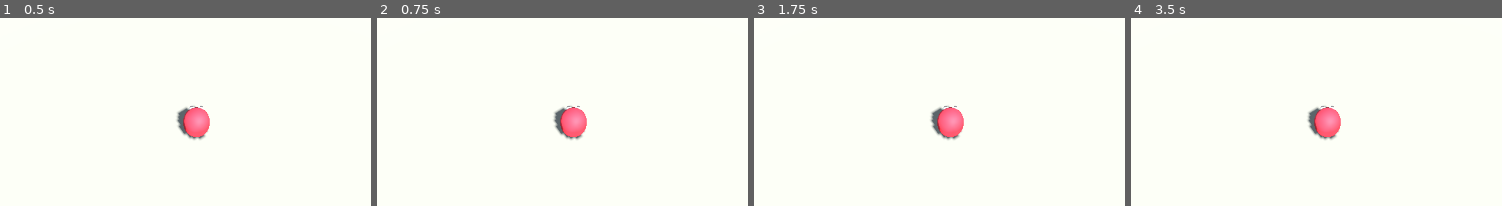
Above: before the commit, frames 1-4 (left to right).
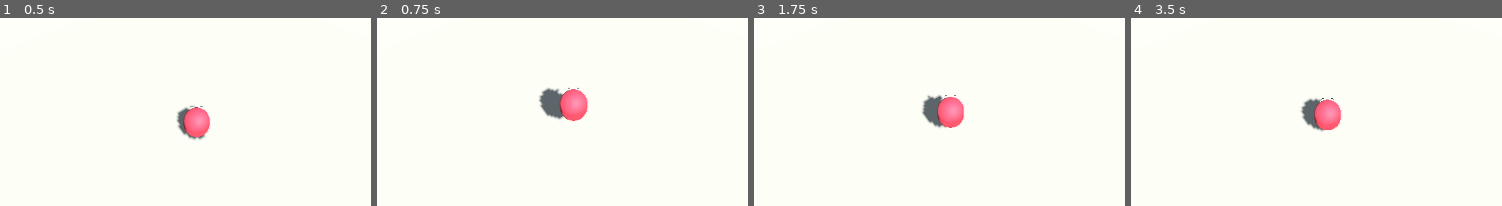
Above: after the commit, the same moments.

Repository: BlackFlow-DK/minigame-mansion
Game: Godot game, scene res://dev/sandbox.tscn
The game is run twice, just before and just after one commit, with the same random seed, the same clock (stepped at 60 frames per second) and the same inputs.
Inputs:
- Up to frame 1 (0.5 s): no input
- Up to frame 2 (0.75 s): tap Enter at 0.5 s; hold D (move_right) from 0.53 s (still down); hold Space (jump) from 0.53 s (still down)
- Up to frame 3 (1.75 s): release D (move_right) at 1.28 s; release Space (jump) at 1.28 s; hold S (move_back) from 1.28 s (still down); tap E (action) at 1.35 s; tap Space (jump) at 1.52, 1.55 s
- Up to frame 4 (3.5 s): tap Space (jump) at 1.82, 3.02, 3.05, 3.32 s; release S (move_back) at 2.03 s; hold D (move_right) 2.03-2.78 s; hold Space (jump) 2.03-2.78 s; hold W (move_forward) from 2.78 s (still down); tap E (action) at 2.85 s
The pictures show only the part of the screen within x 24-73%, y 43-93%; the shares and areas given below are measured in that part.

Frame 1 is identical in both runs. In frame 2, 2.5% of the frame differs, in the area x 43-57%, y 37-65%; in frame 3, 1.8%; in frame 4, 1.5%.

Commit message:
jump: gravity, variable-height jump, coyote time, buffering, landing events
Co-Authored-By: Claude Opus 5.5 <noreply@anthropic.com>

Diff:
--- a/game/player/components/jump.gd
+++ b/game/player/components/jump.gd
@@ -1,4 +1,118 @@
 class_name JumpComponent
 extends PlayerComponent
-## Gravity, jump, coyote time, landing (`jumped`, `landed`). Owner: jump.
-## Stub: does nothing yet (no gravity).
+## Gravity, jump, coyote time, jump buffering, landing (`jumped`, `landed`). Owner: jump.
+## Owns only the vertical axis of `player.velocity`. Upward velocity added by others
+## (status impulses) is never cancelled; it just falls back under gravity.
+## `frozen`/`control_locked`: Player clears `intent`, so no jump starts; gravity still applies,
+## so a frozen or stunned blob settles on the ground instead of hanging in the air.
+
+## A minigame can switch jumping off; gravity keeps working.
+@export var jump_enabled: bool = true
+## Apex height of a full (held) jump, metres.
+@export var jump_height: float = 1.3
+## Seconds from take-off to the apex of a full jump. Gravity and take-off speed derive from this.
+@export var time_to_apex: float = 0.35
+## Gravity multiplier while falling (faster fall than rise).
+@export var fall_gravity_multiplier: float = 1.6
+## Gravity multiplier while still rising after jump was released early (short hop).
+@export var release_gravity_multiplier: float = 3.0
+## Maximum downward speed, m/s.
+@export var terminal_velocity: float = 20.0
+## Seconds after walking off a ledge in which a jump still works.
+@export var coyote_time: float = 0.1
+## Seconds a jump press is remembered before landing.
+@export var jump_buffer_time: float = 0.1
+
+var _coyote_left: float = 0.0
+var _buffer_left: float = 0.0
+## True from take-off until the rise ends; only this rise is shortened by releasing jump.
+var _jump_rising: bool = false
+## Latched once jump is let go during that rise: the rest of the rise uses release gravity.
+var _jump_cut: bool = false
+var _was_on_floor: bool = true
+var _vertical_before_slide: float = 0.0
+
+
+func _ready() -> void:
+	if player:
+		player.respawned.connect(_on_respawned)
+
+
+## Rise gravity in m/s^2 (positive), derived from jump_height and time_to_apex.
+func get_gravity_strength() -> float:
+	return 2.0 * jump_height / (time_to_apex * time_to_apex)
+
+
+## Take-off speed in m/s of a jump, derived from jump_height and time_to_apex.
+func get_jump_velocity() -> float:
+	return 2.0 * jump_height / time_to_apex
+
+
+func physics_tick(delta: float) -> void:
+	var on_floor := player.is_on_floor()
+	var intent := player.intent
+
+	if on_floor and player.velocity.y <= 0.0:
+		_coyote_left = coyote_time
+		_jump_rising = false
+	else:
+		_coyote_left = maxf(_coyote_left - delta, 0.0)
+
+	if intent.jump_pressed:
+		_buffer_left = jump_buffer_time
+	else:
+		_buffer_left = maxf(_buffer_left - delta, 0.0)
+
+	if not jump_enabled or player.frozen or player.control_locked:
+		_buffer_left = 0.0
+	if player.control_locked:
+		_jump_rising = false  # a stun mid-jump keeps whatever upward push it came with
+
+	var can_jump := player.velocity.y <= 0.0 and (on_floor or _coyote_left > 0.0)
+	if _buffer_left > 0.0 and can_jump:
+		_start_jump(delta)
+		return
+
+	if not on_floor or player.velocity.y > 0.0:
+		_apply_gravity(delta, intent.jump_held)
+	_vertical_before_slide = player.velocity.y
+
+
+func post_tick(_delta: float) -> void:
+	var on_floor := player.is_on_floor()
+	if on_floor and not _was_on_floor:
+		player.emit_event(&"landed", [maxf(-_vertical_before_slide, 0.0)])
+	_was_on_floor = on_floor
+
+
+func _start_jump(delta: float) -> void:
+	_buffer_left = 0.0
+	_coyote_left = 0.0
+	_jump_rising = true
+	_jump_cut = false
+	# The take-off tick moves at full speed with no gravity; half a tick of gravity off the
+	# launch speed makes the discrete arc peak at jump_height instead of overshooting it.
+	player.velocity.y = get_jump_velocity() - get_gravity_strength() * delta * 0.5
+	_vertical_before_slide = player.velocity.y
+	player.emit_event(&"jumped")
+
+
+func _apply_gravity(delta: float, jump_held: bool) -> void:
+	var g := get_gravity_strength()
+	if player.velocity.y <= 0.0:
+		_jump_rising = false
+		g *= fall_gravity_multiplier
+	else:
+		if _jump_rising and not jump_held:
+			_jump_cut = true
+		if _jump_rising and _jump_cut:
+			g *= release_gravity_multiplier
+	player.velocity.y = maxf(player.velocity.y - g * delta, -terminal_velocity)
+
+
+func _on_respawned(_xform: Transform3D) -> void:
+	_coyote_left = 0.0
+	_buffer_left = 0.0
+	_jump_rising = false
+	_was_on_floor = true
+	_vertical_before_slide = 0.0
--- /dev/null
+++ b/game/tests/test_jump.gd
@@ -0,0 +1,180 @@
+extends GameTest
+## Jump component: gravity, variable height, coyote time, buffering, landing.
+## Only the Player API and events: intent in, position/velocity/signals out.
+
+const FLOOR_EDGE_X := 10.0  # dev arena floor spans x -10..10, top at y = 0
+
+
+## One player standing on the dev arena floor, settled.
+func _grounded_player() -> Player:
+	var p := spawn_arena(1)[0]
+	await step(3)
+	assert_true(p.is_on_floor(), "starts on the floor")
+	return p
+
+
+func _jump_comp(p: Player) -> JumpComponent:
+	return p.get_component(&"jump") as JumpComponent
+
+
+## Presses jump on frame 0 and holds it for `hold_frames`; returns the peak height reached
+## within `frames`.
+func _jump_peak(p: Player, hold_frames: int, frames: int = 90) -> float:
+	var start_y := p.global_position.y
+	var peak := [start_y]
+	await step(frames, func(i: int) -> void:
+		p.intent.jump_pressed = i == 0
+		p.intent.jump_held = i < hold_frames
+		peak[0] = maxf(peak[0], p.global_position.y))
+	return peak[0] - start_y
+
+
+## Walks the player off the +X edge; returns once it is no longer on the floor (or fails).
+func _walk_off_edge(p: Player) -> bool:
+	p.place_at(Transform3D(Basis.IDENTITY, Vector3(FLOOR_EDGE_X - 0.6, 0.0, 0.0)))
+	await step(2)
+	for i in 90:
+		await step(1, func(_i: int) -> void:
+			p.intent.move = Vector2.RIGHT
+			p.velocity.x = 5.0)  # the run component owns horizontal speed; stand in for it
+		if not p.is_on_floor():
+			return true
+	fail("never left the floor (x = %f)" % p.global_position.x)
+	return false
+
+
+func test_full_jump_height() -> void:
+	var p: Player = await _grounded_player()
+	var jumped := watch(p, &"jumped")
+	var h: float = await _jump_peak(p, 999)
+	assert_eq(jumped.size(), 1, "one jump")
+	assert_true(h > 1.2 and h < 1.4, "full jump apex around 1.3 m (got %f)" % h)
+
+
+func test_short_hop_is_lower() -> void:
+	var p: Player = await _grounded_player()
+	var full: float = await _jump_peak(p, 999)
+	await step(10)
+	var hop: float = await _jump_peak(p, 2)
+	assert_true(hop > 0.2, "short hop leaves the ground (got %f)" % hop)
+	assert_true(hop < full * 0.6, "short hop (%f) clearly lower than full jump (%f)" % [hop, full])
+
+
+func test_no_double_jump() -> void:
+	var p: Player = await _grounded_player()
+	var jumped := watch(p, &"jumped")
+	var landed := watch(p, &"landed")
+	# Press again at frame 20 (near the apex): neither an air jump nor a buffered one on landing.
+	await step(90, func(i: int) -> void:
+		p.intent.jump_pressed = i == 0 or i == 20
+		p.intent.jump_held = true)
+	assert_eq(jumped.size(), 1, "second press in the air is ignored")
+	assert_eq(landed.size(), 1, "landed back once")
+	assert_true(p.is_on_floor(), "back on the floor")
+
+
+func test_landed_fires_once_with_plausible_speed() -> void:
+	var p: Player = await _grounded_player()
+	var landed := watch(p, &"landed")
+	await _jump_peak(p, 999, 120)
+	assert_eq(landed.size(), 1, "landed exactly once")
+	if landed.size() == 1:
+		var speed: float = landed[0][0]
+		# A 1.3 m fall under fall gravity lands at roughly 8-10 m/s.
+		assert_true(speed > 4.0 and speed < 15.0, "impact speed plausible (got %f)" % speed)
+
+
+func test_no_landed_while_standing() -> void:
+	var p := spawn_arena(1)[0]
+	var landed := watch(p, &"landed")
+	await step(30)
+	assert_eq(landed.size(), 0, "standing at spawn raises no landed")
+
+
+func test_buffered_jump_fires_on_landing() -> void:
+	var p: Player = await _grounded_player()
+	var jumped := watch(p, &"jumped")
+	var pressed_in_air := [false]
+	# Full jump; on the way down, press again just before touching the floor.
+	await step(120, func(i: int) -> void:
+		var falling_low := p.velocity.y < 0.0 and p.global_position.y < 0.35 and not p.is_on_floor()
+		var press: bool = i == 0 or (falling_low and not pressed_in_air[0])
+		if press and i > 0:
+			pressed_in_air[0] = true
+		p.intent.jump_pressed = press
+		p.intent.jump_held = true)
+	assert_true(pressed_in_air[0], "the second press happened in the air")
+	assert_eq(jumped.size(), 2, "the early press jumps again right on landing")
+
+
+func test_coyote_jump_after_leaving_ledge() -> void:
+	var p := spawn_arena(1)[0]
+	var jumped := watch(p, &"jumped")
+	if not await _walk_off_edge(p):
+		return
+	await step(3)  # 0.05 s in the air, inside coyote time
+	var y_before := p.global_position.y
+	await step(20, func(i: int) -> void:
+		p.intent.jump_pressed = i == 0
+		p.intent.jump_held = true)
+	assert_eq(jumped.size(), 1, "coyote jump taken")
+	assert_true(p.global_position.y > y_before + 0.5, "rose after the coyote jump")
+
+
+func test_walk_off_ledge_falls_and_late_jump_fails() -> void:
+	var p := spawn_arena(1)[0]
+	var jumped := watch(p, &"jumped")
+	if not await _walk_off_edge(p):
+		return
+	await step(15)  # 0.25 s: coyote time is over
+	await step(1, func(_i: int) -> void:
+		p.intent.jump_pressed = true
+		p.intent.jump_held = true)
+	await step(40, func(_i: int) -> void:
+		p.intent.jump_pressed = false)
+	assert_eq(jumped.size(), 0, "no jump after coyote time ran out")
+	assert_true(p.global_position.y < -2.0, "fell off the ledge (y = %f)" % p.global_position.y)
+	assert_true(p.velocity.y < -5.0, "falling fast (vy = %f)" % p.velocity.y)
+
+
+func test_terminal_velocity() -> void:
+	var p := spawn_arena(1)[0]
+	var jc := _jump_comp(p)
+	p.place_at(Transform3D(Basis.IDENTITY, Vector3(30.0, 0.0, 0.0)))  # off the arena
+	var fastest := [0.0]
+	await step(120, func(_i: int) -> void: fastest[0] = minf(fastest[0], p.velocity.y))
+	assert_near(fastest[0] as float,-jc.terminal_velocity, 0.01, "fall speed capped")
+
+
+func test_disabled_flag_blocks_jumping() -> void:
+	var p: Player = await _grounded_player()
+	var jumped := watch(p, &"jumped")
+	_jump_comp(p).jump_enabled = false
+	var h: float = await _jump_peak(p, 999, 40)
+	assert_eq(jumped.size(), 0, "no jump while disabled")
+	assert_true(h < 0.05, "stayed on the floor (rose %f)" % h)
+	_jump_comp(p).jump_enabled = true
+	h = await _jump_peak(p, 999, 40)
+	assert_eq(jumped.size(), 1, "jumps again once re-enabled")
+
+
+func test_upward_impulse_is_kept() -> void:
+	var p: Player = await _grounded_player()
+	var jumped := watch(p, &"jumped")
+	p.apply_impulse(Vector3(0.0, 6.0, 0.0))
+	var peak := [0.0]
+	await step(40, func(_i: int) -> void: peak[0] = maxf(peak[0], p.global_position.y))
+	assert_true(peak[0] > 0.5, "an upward impulse lifts the player (peak %f)" % peak[0])
+	assert_eq(jumped.size(), 0, "an impulse is not a jump")
+
+
+func test_frozen_player_cannot_jump_but_falls() -> void:
+	var p := spawn_arena(1)[0]
+	var jumped := watch(p, &"jumped")
+	p.place_at(Transform3D(Basis.IDENTITY, Vector3(0.0, 2.0, 0.0)))
+	p.frozen = true
+	await step(60, func(_i: int) -> void:
+		p.intent.jump_pressed = true
+		p.intent.jump_held = true)
+	assert_eq(jumped.size(), 0, "frozen: no jump")
+	assert_true(p.is_on_floor(), "frozen: gravity still settles the player on the floor")
Not shown, added: game/tests/test_jump.gd.uid
